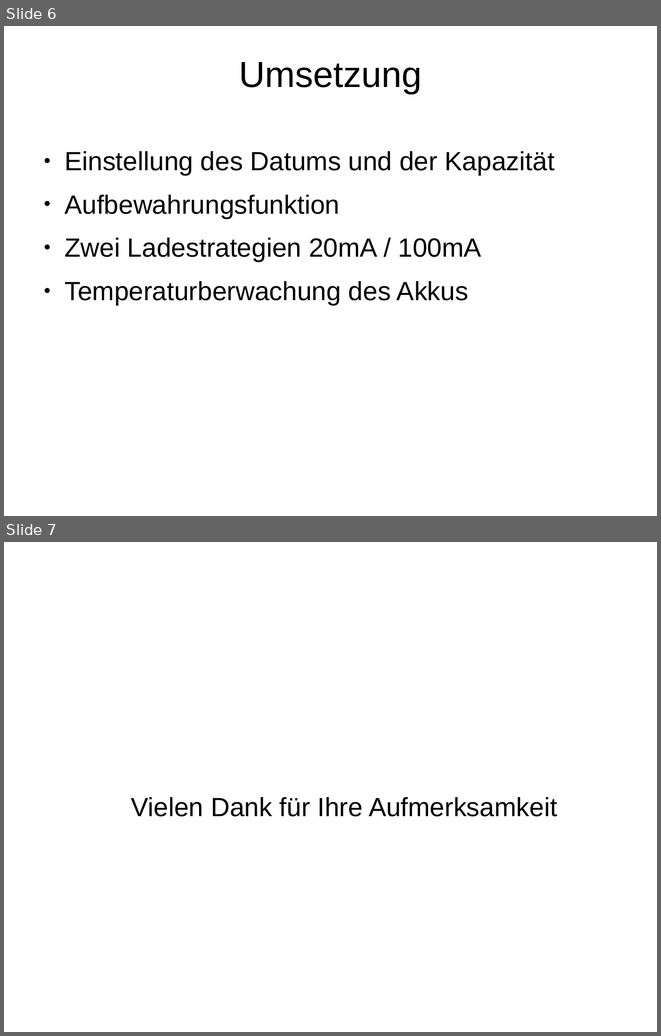
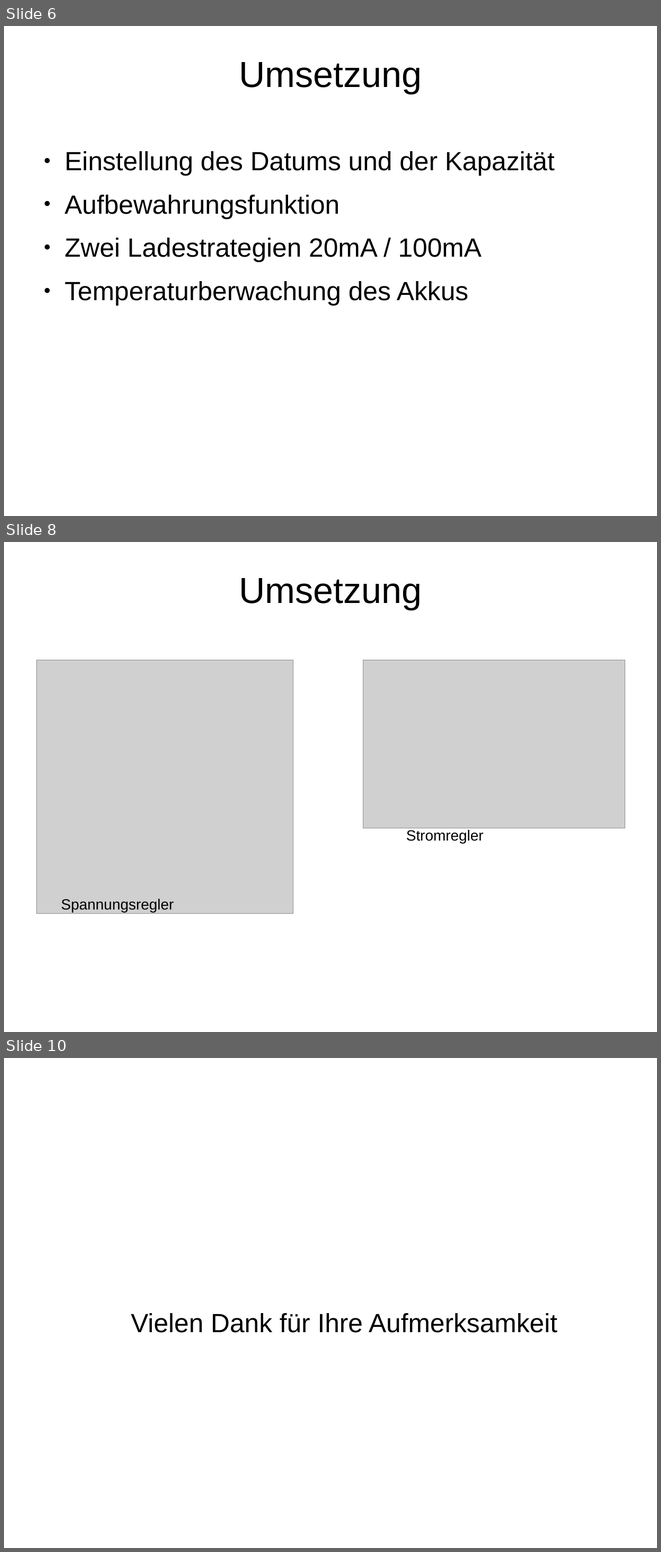
Before and after one commit to celentanos/mca, a slide deck: Vortrag.odp. Shown one above the other, each under a label of ours: slides 6 and 7 before the commit, slides 6, 8 and 10 after it; the slides between them are not shown. The pictures are 661x1036 and 661x1552 pixels, drawn with LibreOffice and Linux fonts; fonts in the diff are those of the drawing; grey boxes stand for pictures; background and template pictures are left out. Boxes give left, top, right and bottom in pixels: in the first picture for what was removed or moved away, otherwise in the second. Text is boxed around its words. In the diff, an @@ line names an element or a change of style, - is before the commit and + after.

```diff
--- a/Vortrag.odp
+++ b/Vortrag.odp
@@ slide 8 added at <box>4,542,657,1032</box>, background picture (left out) @@
@@ title added at <box>239,578,422,609</box>, 44 pt, text #000000 @@
+Umsetzung
@@ picture added at <box>36,660,293,914</box> @@
@@ picture added at <box>363,660,625,828</box> @@
@@ text added at <box>406,829,484,843</box>, 18 pt, text #000000 @@
+Stromregler
@@ text added at <box>61,898,174,912</box>, 18 pt, text #000000 @@
+Spannungsregler
@@ what was slide 7 is now slide 10 @@
```
Also in this commit, not shown: 2 slides changed, 2 other slides added, 4 other files.
